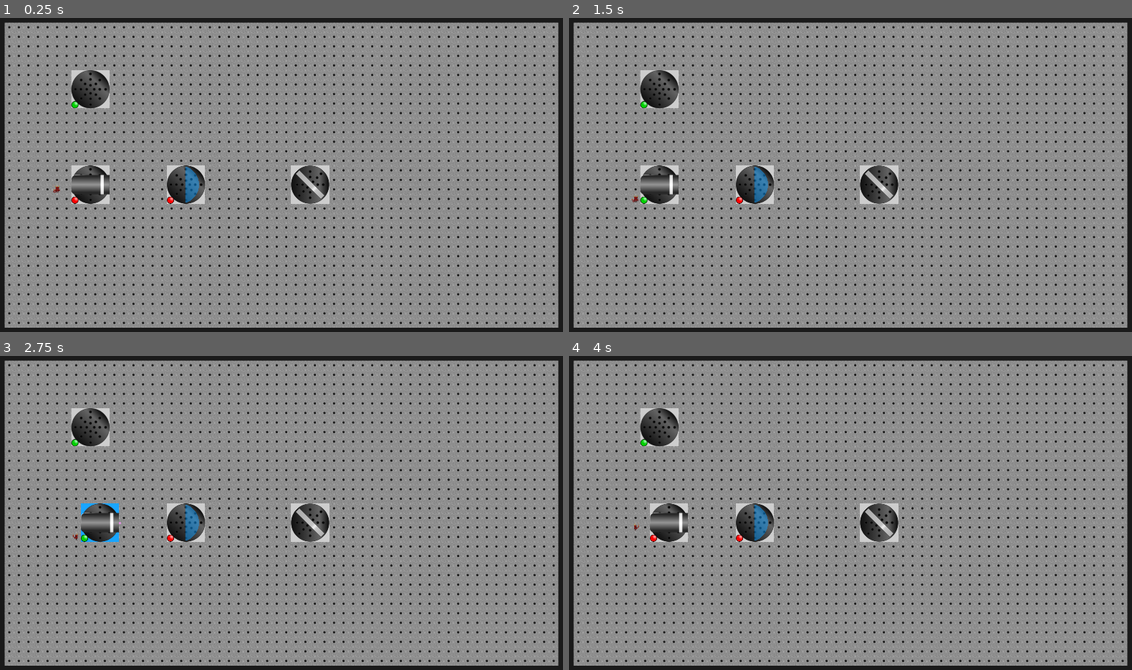
Above: before the commit, frames 1-4 (two rows, left to right).
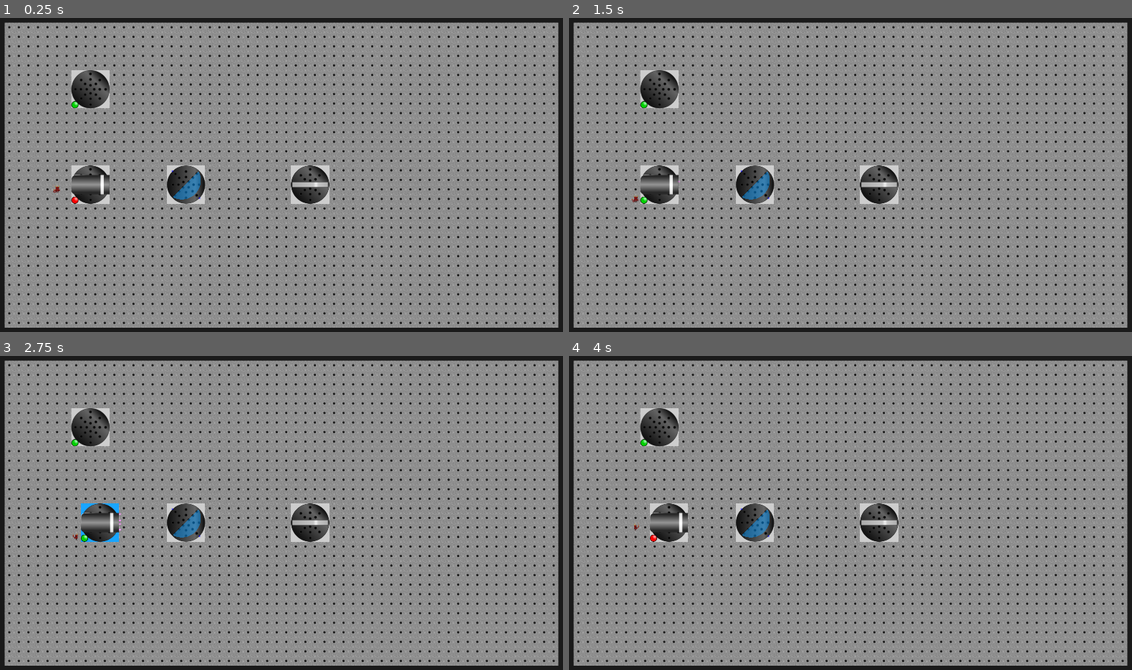
Above: after the commit, the same moments.

Repository: mbapplegate/maxwellDemon
Game: Godot game, scene res://worlds/test_world.tscn
The game is run twice, just before and just after one commit, with the same random seed, the same clock (stepped at 60 frames per second) and the same inputs. The project has no main scene, so this scene is started directly.
Inputs:
- Up to frame 1 (0.25 s): no input
- Up to frame 2 (1.5 s): tap Enter at 0.5 s; hold Right (right) 0.53-1.28 s; hold Shift (pull) 0.53-1.28 s; tap Space (toggleEnergize) at 1.25 s; hold Down (down) from 1.28 s (still down); tap Q (rotateCCW) at 1.35 s
- Up to frame 3 (2.75 s): tap Enter at 2 s; release Down (down) at 2.03 s; hold Right (right) from 2.03 s (still down); hold E (rotateCW) from 2.03 s (still down)
- Up to frame 4 (4 s): tap Space (toggleEnergize) at 2.75, 2.85 s; release Right (right) at 2.78 s; release E (rotateCW) at 2.78 s; hold Up (up) 2.78-3.53 s; tap Enter at 3.5 s; hold Left (left) from 3.53 s (still down); hold Shift (pull) from 3.53 s (still down)

The runs differ from the first frame. In frame 1, 0.8% of the frame differs, in the area x 29-59%, y 46-60%; in frame 2, 0.8%; in frame 3, 0.8%, in the area x 21-59%, y 46-60%; in frame 4, 0.8%.

Commit message:
added focal spot to plano convex lens

Diff:
--- a/scenes/FlatMirror/flat_mirror.gd
+++ b/scenes/FlatMirror/flat_mirror.gd
@@ -1,10 +1,10 @@
 extends pushableObject
 
 @export var reflectivity:float = 1.0
-@export var initialAngle = 0.0
+
 
 func _ready():
-	sprite.rotation = deg_to_rad(initialAngle)
+	isEnergizeable = false
 
 func _ray_hit(photonObj:Object, collPoint:Vector2, collNormal:Vector2, _collider:Object):
 	var ref = randf()
--- a/scenes/FlatMirror/flat_mirror.tscn
+++ b/scenes/FlatMirror/flat_mirror.tscn
@@ -10,7 +10,6 @@
 [node name="FlatMirror" instance=ExtResource("1_najvj")]
 script = ExtResource("2_th8rt")
 reflectivity = 1.0
-initialAngle = 0.0
 
 [node name="Sprite2D" type="Sprite2D" parent="Stage" index="0"]
 texture = ExtResource("3_a0il1")
--- a/scenes/LaserSource/laser_source.gd
+++ b/scenes/LaserSource/laser_source.gd
@@ -3,7 +3,6 @@
 @export var halfAngle = 0.0
 @export var numRaysPerTimeout : int = 1
 @export var rayColor : Vector3 = Vector3(1.0, 0, 1.0)
-@export var initialAngle : float = 0.0
 @onready var barrelShape = $Stage/laserBarrel/barrelArea/barrelShape
 @onready var ray = preload("res://scenes/LightPacket/light_packet.tscn")
 
@@ -16,7 +15,6 @@
 	#print(halfHeight)
 	#isEnergized = true
 	laserParent = get_parent()
-	sprite.rotation = deg_to_rad(initialAngle)
 	pass
 
 func _ray_hit(photonObj:Object, _collPoint:Vector2, _collNormal:Vector2, _collider:Object):
--- a/scenes/LaserSource/laser_source.tscn
+++ b/scenes/LaserSource/laser_source.tscn
@@ -14,10 +14,9 @@
 halfAngle = 0.0
 numRaysPerTimeout = 1
 rayColor = Vector3(1, 0, 1)
-initialAngle = 0.0
 
 [node name="Timer" type="Timer" parent="." index="0"]
-wait_time = 0.5
+wait_time = 0.125
 autostart = true
 
 [node name="laserBarrel" type="Sprite2D" parent="Stage" index="0"]
--- /dev/null
+++ b/scenes/Lens_PlanoConvex/focalSpot.svg
@@ -0,0 +1,117 @@
+<?xml version="1.0" encoding="UTF-8" standalone="no"?>
+<!-- Created with Inkscape (http://www.inkscape.org/) -->
+
+<svg
+   xmlns:dc="http://purl.org/dc/elements/1.1/"
+   xmlns:cc="http://creativecommons.org/ns#"
+   xmlns:rdf="http://www.w3.org/1999/02/22-rdf-syntax-ns#"
+   xmlns:svg="http://www.w3.org/2000/svg"
+   xmlns="http://www.w3.org/2000/svg"
+   xmlns:xlink="http://www.w3.org/1999/xlink"
+   xmlns:sodipodi="http://sodipodi.sourceforge.net/DTD/sodipodi-0.dtd"
+   xmlns:inkscape="http://www.inkscape.org/namespaces/inkscape"
+   width="8"
+   height="8"
+   viewBox="0 0 2.1166666 2.1166667"
+   version="1.1"
+   id="svg8"
+   inkscape:export-filename="C:\Users\Matthew\Documents\Godot\maxwellGithub\maxwellDemon\scenes\Lens_PlanoConvex\focalSpot.png"
+   inkscape:export-xdpi="96.18"
+   inkscape:export-ydpi="96.18"
+   inkscape:version="0.92.5 (2060ec1f9f, 2020-04-08)"
+   sodipodi:docname="focalSpot.svg">
+  <defs
+     id="defs2">
+    <linearGradient
+       inkscape:collect="always"
+       id="linearGradient829">
+      <stop
+         style="stop-color:#0000ff;stop-opacity:1"
+         offset="0"
+         id="stop825" />
+      <stop
+         style="stop-color:#0000ff;stop-opacity:0"
+         offset="1"
+         id="stop827" />
+    </linearGradient>
+    <radialGradient
+       inkscape:collect="always"
+       xlink:href="#linearGradient829"
+       id="radialGradient831"
+       cx="1.0583334"
+       cy="295.94165"
+       fx="1.0583334"
+       fy="295.94165"
+       r="1.0583334"
+       gradientTransform="translate(0,2.3334136e-4)"
+       gradientUnits="userSpaceOnUse" />
+  </defs>
+  <sodipodi:namedview
+     id="base"
+     pagecolor="#ffffff"
+     bordercolor="#666666"
+     borderopacity="1.0"
+     inkscape:pageopacity="0.0"
+     inkscape:pageshadow="2"
+     inkscape:zoom="44.8"
+     inkscape:cx="1.6297461"
+     inkscape:cy="9.7290363"
+     inkscape:document-units="px"
+     inkscape:current-layer="layer1"
+     showgrid="false"
+     units="px"
+     inkscape:snap-bbox="true"
+     inkscape:snap-bbox-edge-midpoints="false"
+     inkscape:bbox-nodes="true"
+     inkscape:window-width="1787"
+     inkscape:window-height="964"
+     inkscape:window-x="114"
+     inkscape:window-y="114"
+     inkscape:window-maximized="0">
+    <sodipodi:guide
+       position="0,0"
+       orientation="0,8"
+       id="guide815"
+       inkscape:locked="false" />
+    <sodipodi:guide
+       position="2.1166666,0"
+       orientation="-8,0"
+       id="guide817"
+       inkscape:locked="false" />
+    <sodipodi:guide
+       position="2.1166666,2.1166666"
+       orientation="0,-8"
+       id="guide819"
+       inkscape:locked="false" />
+    <sodipodi:guide
+       position="0,2.1166666"
+       orientation="8,0"
+       id="guide821"
+       inkscape:locked="false" />
+  </sodipodi:namedview>
+  <metadata
+     id="metadata5">
+    <rdf:RDF>
+      <cc:Work
+         rdf:about="">
+        <dc:format>image/svg+xml</dc:format>
+        <dc:type
+           rdf:resource="http://purl.org/dc/dcmitype/StillImage" />
+        <dc:title></dc:title>
+      </cc:Work>
+    </rdf:RDF>
+  </metadata>
+  <g
+     inkscape:label="Layer 1"
+     inkscape:groupmode="layer"
+     id="layer1"
+     transform="translate(0,-294.88332)">
+    <ellipse
+       style="fill:url(#radialGradient831);fill-opacity:1;stroke:none;stroke-width:0.13585475;stroke-linecap:butt;stroke-linejoin:bevel;stroke-miterlimit:4;stroke-dasharray:none;stroke-dashoffset:0;stroke-opacity:1"
+       id="path823"
+       cx="1.0583334"
+       cy="295.94165"
+       rx="1.0583334"
+       ry="1.0583326" />
+  </g>
+</svg>
--- a/scenes/Lens_PlanoConvex/lens_plano_convex.gd
+++ b/scenes/Lens_PlanoConvex/lens_plano_convex.gd
@@ -6,7 +6,7 @@
 const mediumIndex = 1.0
 
 var radius = 150
-@export var focalLength = 64
+@export var focalLength = 128
 @export var lensIndex = 2.0
 
 var halfAngle = 1.0
@@ -16,12 +16,17 @@
 @onready var curveShape = $Stage/curveFaceArea/curveFaceShape
 @onready var flatShape = $Stage/flatFaceArea/flatFaceShape
 @onready var lensOutline = $Stage/LensOutline
+@onready var frontFocusSprite = $Stage/frontFocus
+@onready var rearFocusSprite = $Stage/rearFocus
 
 func _ready():
+	isEnergizeable = false
 	radius = focalLength * (lensIndex - mediumIndex)
 	set_geometry(radius,LENS_HEIGHT,Vector2.ZERO)
 	flatShape.shape.size = Vector2(FRONT_THICKNESS,LENS_HEIGHT)
 	flatShape.position = Vector2(-FRONT_THICKNESS/2.0,0.0)
+	frontFocusSprite.position = Vector2(focalLength,0.0)
+	rearFocusSprite.position = Vector2(-focalLength,0.0)
 
 func set_geometry(newRadius:float, lens_height:float, center:Vector2):
 	radius = newRadius
--- a/scenes/Lens_PlanoConvex/lens_plano_convex.tscn
+++ b/scenes/Lens_PlanoConvex/lens_plano_convex.tscn
@@ -1,7 +1,8 @@
-[gd_scene load_steps=4 format=3 uid="uid://b6navnb20xork"]
+[gd_scene load_steps=5 format=3 uid="uid://b6navnb20xork"]
 
 [ext_resource type="PackedScene" uid="uid://beic3gevjusuj" path="res://scenes/PushableObject/pushable_object.tscn" id="1_5pv0u"]
 [ext_resource type="Script" path="res://scenes/Lens_PlanoConvex/lens_plano_convex.gd" id="2_ljto7"]
+[ext_resource type="Texture2D" uid="uid://bve80wrxbeco5" path="res://scenes/Lens_PlanoConvex/focalSpot.png" id="3_n4x3j"]
 
 [sub_resource type="RectangleShape2D" id="RectangleShape2D_b5uwf"]
 size = Vector2(4, 120)
@@ -9,7 +10,7 @@
 [node name="LensPlanoConvex" instance=ExtResource("1_5pv0u")]
 position = Vector2(88, 77)
 script = ExtResource("2_ljto7")
-focalLength = 64
+focalLength = 128
 lensIndex = 2.0
 
 [node name="flatFaceArea" type="Area2D" parent="Stage" index="0"]
@@ -25,3 +26,11 @@
 
 [node name="LensOutline" type="Polygon2D" parent="Stage" index="2"]
 color = Color(0.0705882, 0.619608, 1, 0.501961)
+
+[node name="frontFocus" type="Sprite2D" parent="Stage" index="3"]
+position = Vector2(128, 0)
+texture = ExtResource("3_n4x3j")
+
+[node name="rearFocus" type="Sprite2D" parent="Stage" index="4"]
+position = Vector2(-128, 0)
+texture = ExtResource("3_n4x3j")
--- a/scenes/PushableObject/pushable_object.gd
+++ b/scenes/PushableObject/pushable_object.gd
@@ -6,6 +6,7 @@
 const ROTATION_INCREMENT = deg_to_rad(15)
 
 @export var sliding_time = 0.2
+@export var initialAngle = 0.0
 @export var isPushable = true
 @export var isRotatable = true
 @export var isEnergizeable = true
@@ -22,6 +23,7 @@
 func initialize():
 	#print(position.snapped(Vector2(TILE_SIZE,TILE_SIZE)))
 	self.position = position.snapped(Vector2(TILE_SIZE,TILE_SIZE))
+	sprite.rotation = deg_to_rad(initialAngle)
 	update_texture()
 
 func calculate_destination(dir:Vector2):
--- a/worlds/test_world.tscn
+++ b/worlds/test_world.tscn
@@ -55,8 +55,9 @@
 
 [node name="FlatMirror" parent="." instance=ExtResource("7_pojc5")]
 position = Vector2(1048, 576)
-initialAngle = 45.0
 isEnergizeable = false
 
 [node name="LensPlanoConvex" parent="." instance=ExtResource("8_t0pox")]
 position = Vector2(632, 576)
+focalLength = 64
+initialAngle = 45.0
Binary file added: scenes/Lens_PlanoConvex/focalSpot.png
Not shown, added: scenes/Lens_PlanoConvex/focalSpot.png.import
Not shown, added: scenes/Lens_PlanoConvex/focalSpot.svg.import
